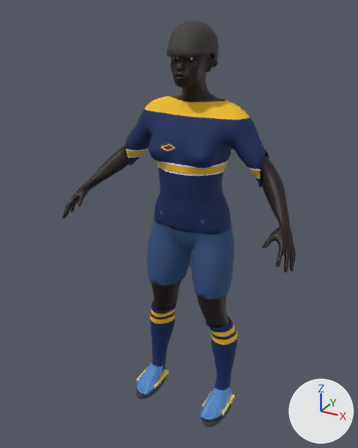
The glTF model public/assets/models/uddy_attacker_b.glb as it was, and as the next commit left it.
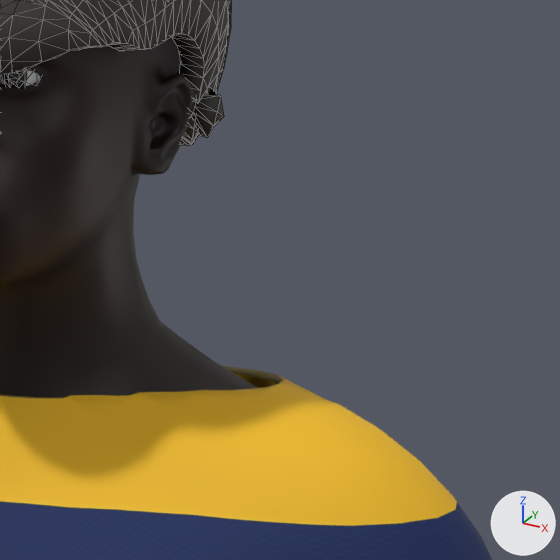
The first picture shows the older version from a 50 mm camera at (0.891, -1.766, 1.747) aimed at (-0.035, -0.083, 0.906). The close-ups show the older and then the newer version on the part from 52% to 74% of the width and 11% to 28% of the height of that picture. Only the edits that show in the close-ups are written down. Every picture has the same lights, and +X, +Y and +Z are marked at lower right. The close-ups show mesh edges as thin lines.

Before the edit, the objects in view are built like this:
```python
mat_uddy_attacker_b_mat_hair = principled_material('uddy_attacker_b_mat_hair')
mat_uddy_attacker_b_mat_hair.base_color = (0.04, 0.035, 0.03)  # dark grey #383530
mat_uddy_attacker_b_mat_hair.roughness = 0.72
me_uddy_attacker_b_body = bpy.data.meshes.new('uddy_attacker_b_body')
me_uddy_attacker_b_body.from_pydata(...)  # 13380 vertices, 26756 faces; spans x -0.51..0.51, y -0.31..0.1, z 0.02..1.68
me_uddy_attacker_b_body.materials.append(mat_uddy_attacker_b_mat_skin)  # picture img_uddy_attacker_b_skin
me_uddy_attacker_b_hair = bpy.data.meshes.new('uddy_attacker_b_hair')
me_uddy_attacker_b_hair.from_pydata(...)  # 1156 vertices, 2292 faces; spans x -0.094..0.093, y -0.154..0.07, z 1.531..1.699
me_uddy_attacker_b_hair.materials.append(mat_uddy_attacker_b_mat_hair)  # dark grey #383530
me_uddy_attacker_b_jersey = bpy.data.meshes.new('uddy_attacker_b_jersey')
me_uddy_attacker_b_jersey.from_pydata(...)  # 4042 vertices, 8092 faces; spans x -0.303..0.303, y -0.177..0.101, z 0.905..1.418
me_uddy_attacker_b_jersey.materials.append(mat_uddy_attacker_b_mat_jersey)  # picture img_uddy_attacker_b_jersey
ob_uddy_attacker_b_body = bpy.data.objects.new('uddy_attacker_b_body', me_uddy_attacker_b_body)
ob_uddy_attacker_b_body.location = (0.0, 0.0, 0.0)
ob_uddy_attacker_b_hair = bpy.data.objects.new('uddy_attacker_b_hair', me_uddy_attacker_b_hair)
ob_uddy_attacker_b_hair.location = (0.0, 0.0, 0.0)
ob_uddy_attacker_b_jersey = bpy.data.objects.new('uddy_attacker_b_jersey', me_uddy_attacker_b_jersey)
ob_uddy_attacker_b_jersey.location = (0.0, 0.0, 0.0)
```
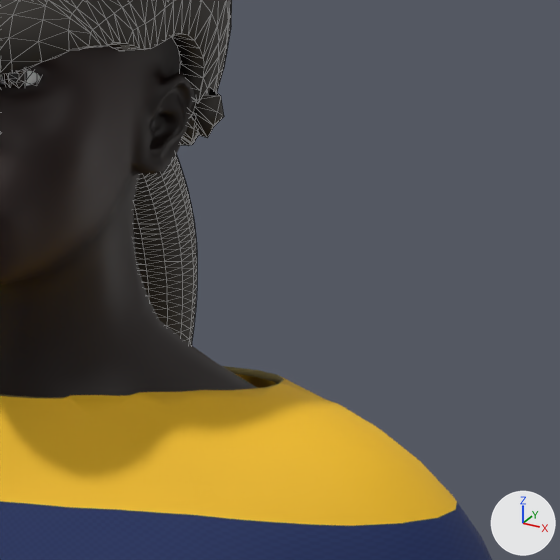
Boxes [x1, y1, x2, y2] around the edits, measured in the close-ups (560 x 560 px):
'uddy_attacker_b_ponytail', added
    after: [133, 154, 197, 345]

Diff of the bpy script that builds the scene:
```diff
--- a/public/assets/models/uddy_attacker_b.glb.py
+++ b/public/assets/models/uddy_attacker_b.glb.py
@@ mat_uddy_attacker_b_mat_hair @@
 mat_uddy_attacker_b_mat_hair = principled_material('uddy_attacker_b_mat_hair')
-mat_uddy_attacker_b_mat_hair.base_color = (0.04, 0.035, 0.03)  # dark grey #383530
+mat_uddy_attacker_b_mat_hair.base_color = (0.03, 0.025, 0.02)  # dark grey #302c27
 mat_uddy_attacker_b_mat_hair.roughness = 0.72
@@ me_uddy_attacker_b_ponytail_curve @@
+me_uddy_attacker_b_ponytail_curve.from_pydata(...)  # 896 vertices, 1788 faces; spans x -0.027..0.027, y 0.011..0.122, z 1.357..1.564
+me_uddy_attacker_b_ponytail_curve.materials.append(mat_uddy_attacker_b_mat_hair)  # dark grey #302c27
@@ ob_uddy_attacker_b_ponytail @@
+ob_uddy_attacker_b_ponytail = bpy.data.objects.new('uddy_attacker_b_ponytail', me_uddy_attacker_b_ponytail_curve)
+ob_uddy_attacker_b_ponytail.location = (0.0, 0.0, 0.0)
```
